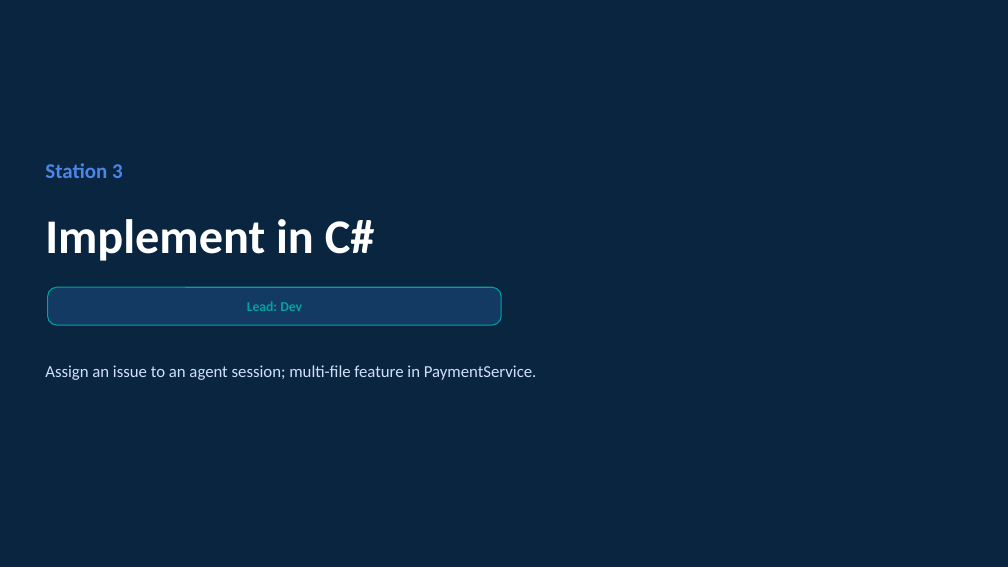
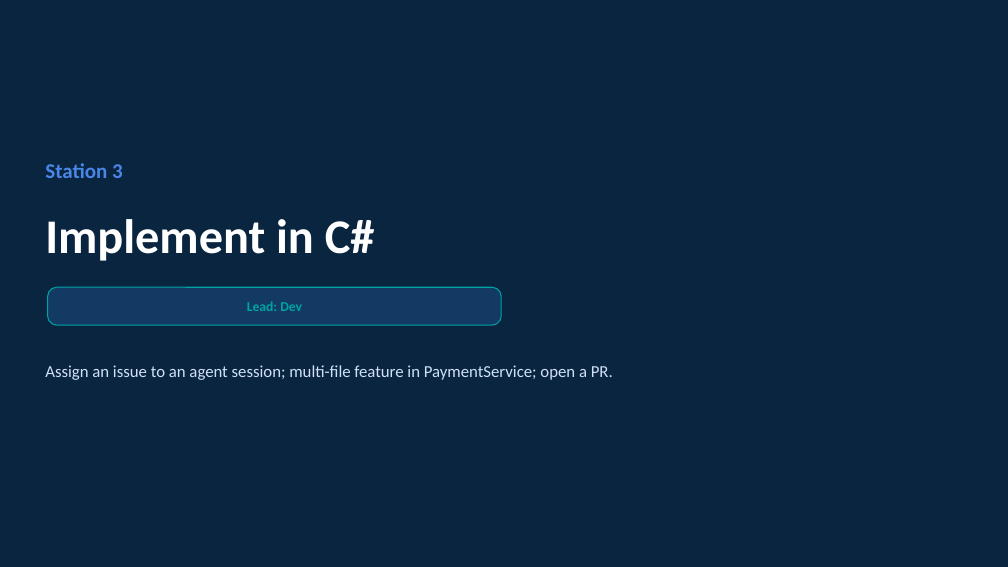
Before and after one commit to amilos/agentic-coding-101, a slide deck: slide 18 of slides/agentic-coding-101.pptx. Drawn at 1008x567 pixels with LibreOffice and Linux fonts; fonts in the diff are those of the drawing. Boxes give left, top, right and bottom in pixels: in the first picture for what was removed or moved away, otherwise in the second. Text is boxed around its words. In the diff, an @@ line names an element or a change of style, - is before the commit and + after.

```diff
--- a/slides/agentic-coding-101.pptx
+++ b/slides/agentic-coding-101.pptx
@@ text at (45, 365, 613, 380): text changed @@
-Assign an issue to an agent session; multi-file feature in PaymentService.
+Assign an issue to an agent session; multi-file feature in PaymentService; open a PR.
```
Also in this commit, not shown: 8 other slides changed, 15 other files.
